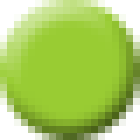
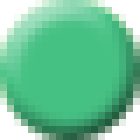
Layers edited between the first and the second 140×140 image:
added layer "圖層 2 拷貝" above "圖層 2" over bbox(0, 0, 140, 140)
